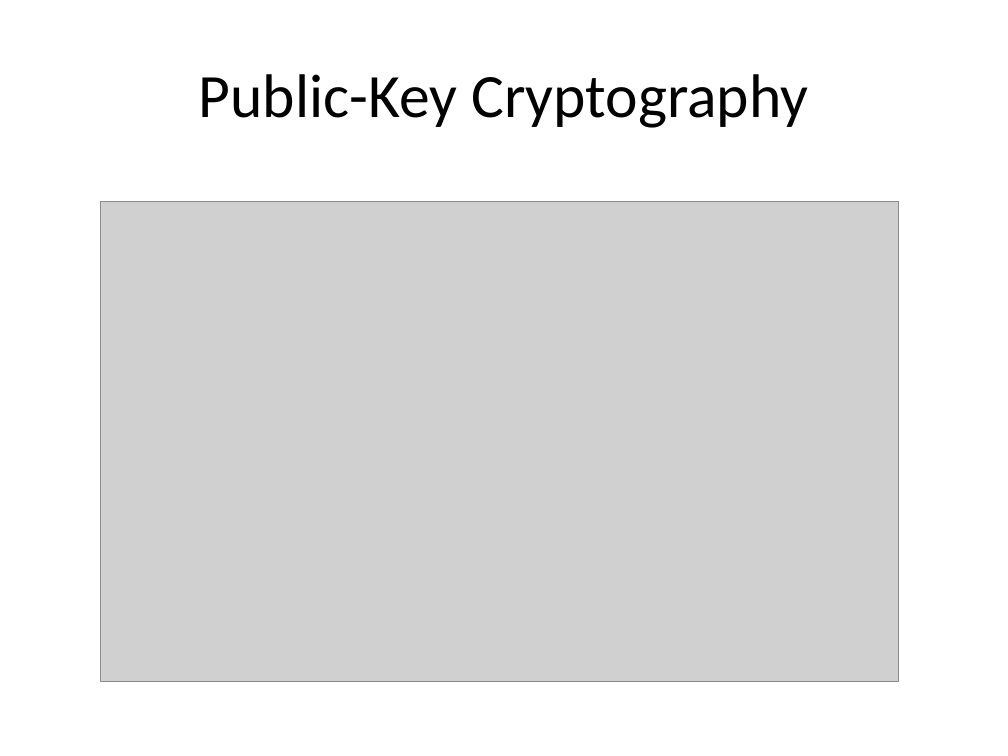
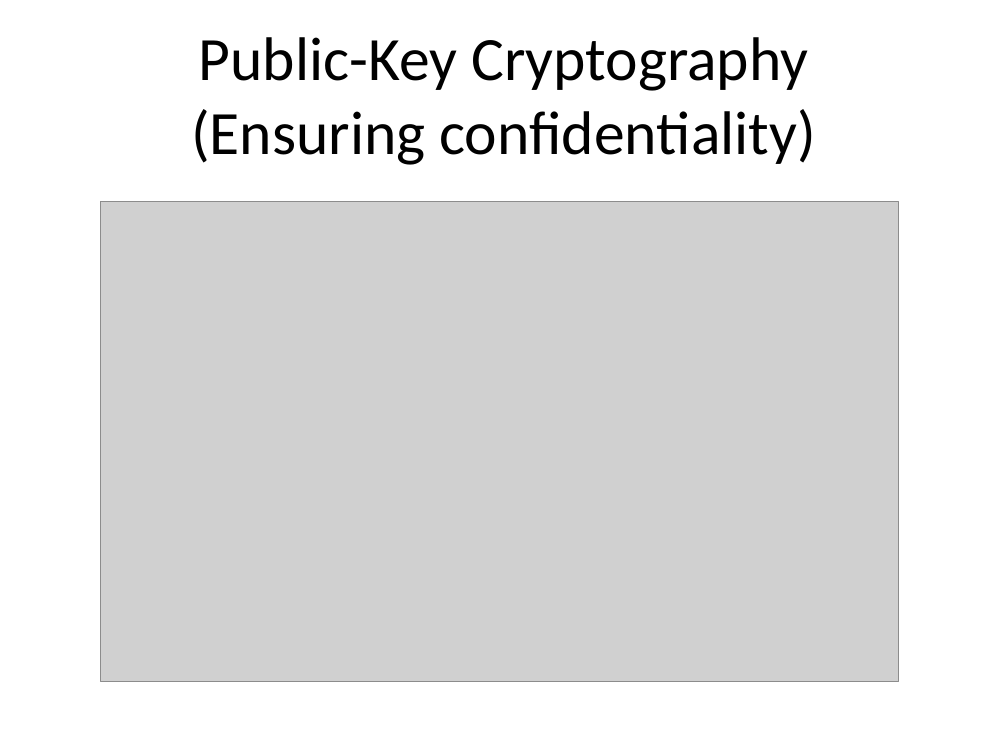
Before and after one commit to DeMaCS-UNICAL/NetworkSecurity, a slide deck: slide 7 of slides/ch09-Asymmetric-and-DH.ppt. Drawn at 1008x756 pixels with LibreOffice and Linux fonts; fonts in the diff are those of the drawing; grey boxes stand for pictures. Boxes give left, top, right and bottom in pixels: in the first picture for what was removed or moved away, otherwise in the second. Text is boxed around its words. In the diff, an @@ line names an element or a change of style, - is before the commit and + after.

```diff
--- a/slides/ch09-Asymmetric-and-DH.ppt
+++ b/slides/ch09-Asymmetric-and-DH.ppt
@@ title at [191, 37, 816, 165]: text changed @@
-Public-Key Cryptography
+Public-Key Cryptography
+(Ensuring confidentiality)
```
Also in this commit, not shown: 3 other slides changed, 3 slides added, 2 other files.
